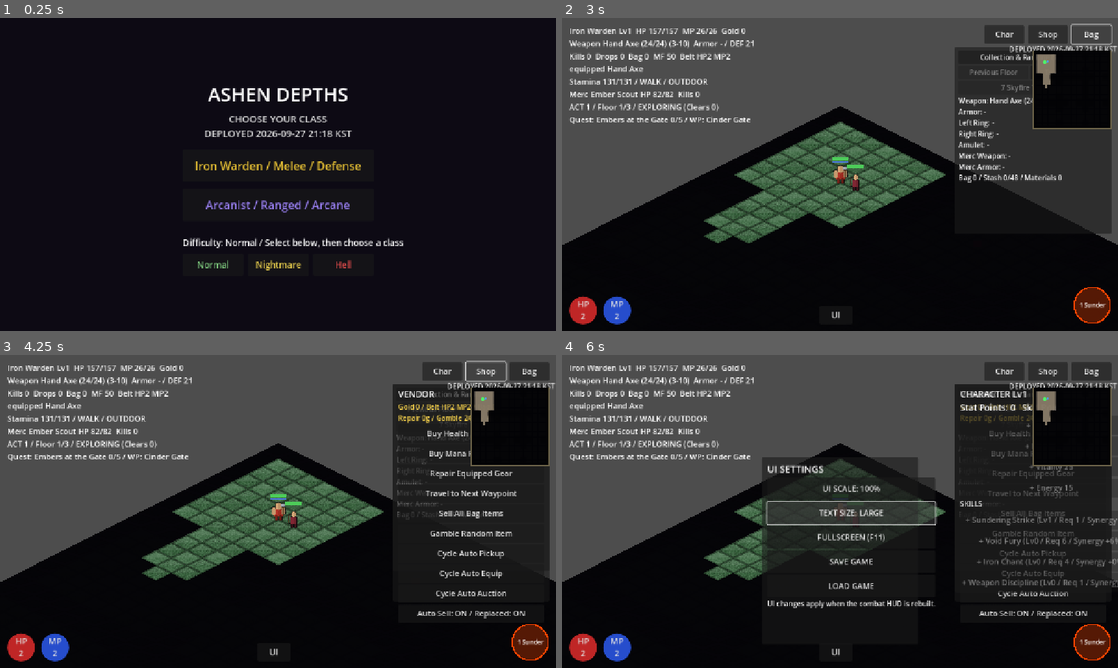
Above: before the commit, frames 1-4 (two rows, left to right).
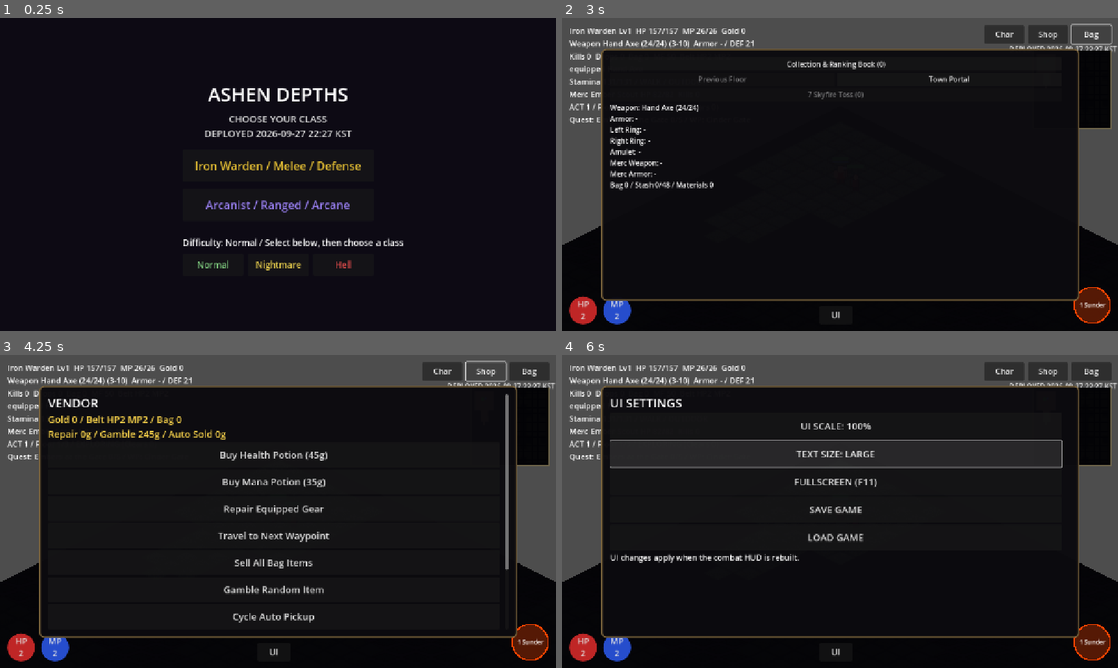
Above: after the commit, the same moments.

Repository: jflakeee/diablo
Game: Godot game, scene res://main.tscn
The game is run twice, just before and just after one commit, with the same random seed, the same clock (stepped at 60 frames per second) and the same inputs.
Inputs:
- Up to frame 1 (0.25 s): no input
- Up to frame 2 (3 s): click "Normal" at 0.5 s; click "Normal" at 1.25 s; click "Iron Warden / Melee / Defense" at 2 s; click "Bag" at 2.75 s
- Up to frame 3 (4.25 s): click "Shop" at 3.5 s
- Up to frame 4 (6 s): click "Char" at 4.25 s; click "UI" at 5 s; click "TEXT SIZE: NORMAL" at 5.75 s

The runs differ from the first frame. In frame 1, less than 0.1% of the frame differs, in the area x 56-60%, y 36-38%; in frame 2, 40%, in the area x 7-99%, y 8-91%; in frame 3, 37%; in frame 4, 34%.

Commit message:
Expand HUD menus into centered readable modals

Diff:
--- a/prototype/game_dungeon/main.gd
+++ b/prototype/game_dungeon/main.gd
@@ -34,7 +34,7 @@
 const CollectionBook := preload("res://collection_book.gd")
 const Visibility := preload("res://visibility.gd")
 const FogOverlay := preload("res://fog_overlay.gd")
-const DEPLOYED_AT_KST := "2026-09-27 21:18 KST"
+const DEPLOYED_AT_KST := "2026-09-27 22:27 KST"
 
 var _grid: Array = []
 var _astar: AStarGrid2D
@@ -236,6 +236,14 @@
 	var img := Image.create_empty(w, h, false, Image.FORMAT_RGBA8)
 	img.fill(col)
 	return ImageTexture.create_from_image(img)
+
+func _style_modal_panel(panel: Panel) -> void:
+	var style := StyleBoxFlat.new()
+	style.bg_color = Color(0.045, 0.04, 0.055, 0.97)
+	style.border_color = Color(0.48, 0.39, 0.23, 1.0)
+	style.set_border_width_all(3)
+	style.set_corner_radius_all(10)
+	panel.add_theme_stylebox_override("panel", style)
 
 func _tex_diamond(w: int, h: int, col: Color) -> Texture2D:
 	var img := Image.create_empty(w, h, false, Image.FORMAT_RGBA8)
@@ -921,6 +929,8 @@
 		safe = MobileUI.logical_safe_area(physical_vp)
 		safe = Rect2(safe.position / ui_scale, safe.size / ui_scale)
 	var mobile_layout := MobileUI.layout(vp, safe, mobile_profile)
+	var modal_size := Vector2(minf(vp.x - 64.0, 1100.0), minf(vp.y - 140.0, 650.0))
+	var modal_position := Vector2((vp.x - modal_size.x) * 0.5, (vp.y - modal_size.y) * 0.5)
 	_joy = JoystickScript.new()
 	_joy.control_size = MobileUI.JOYSTICK_SIZE
 	_joy.position = mobile_layout["joystick"]
@@ -948,17 +958,20 @@
 	ui.add_child(bag)
 
 	_inv_panel = Panel.new()
-	_inv_panel.position = mobile_layout["panel"]
-	_inv_panel.size = Vector2(360, 430)
+	_inv_panel.position = modal_position
+	_inv_panel.size = modal_size
+	_inv_panel.z_index = 200
+	_style_modal_panel(_inv_panel)
 	_inv_panel.visible = false
 	ui.add_child(_inv_panel)
 	var inventory_scroll := ScrollContainer.new()
-	inventory_scroll.position = Vector2(8, 8)
-	inventory_scroll.size = Vector2(344, 414)
+	inventory_scroll.position = Vector2(20, 20)
+	inventory_scroll.size = modal_size - Vector2(40, 40)
 	inventory_scroll.horizontal_scroll_mode = ScrollContainer.SCROLL_MODE_DISABLED
 	_inv_panel.add_child(inventory_scroll)
 	_inv_vbox = VBoxContainer.new()
-	_inv_vbox.custom_minimum_size = Vector2(326, 410)
+	_inv_vbox.custom_minimum_size = Vector2(inventory_scroll.size.x - 20, inventory_scroll.size.y)
+	_inv_vbox.add_theme_font_size_override("font_size", _accessibility.font_size(22))
 	inventory_scroll.add_child(_inv_vbox)
 
 	var shop := Button.new()
@@ -971,8 +984,10 @@
 	ui.add_child(shop)
 
 	_vendor_panel = Panel.new()
-	_vendor_panel.position = mobile_layout["panel"]
-	_vendor_panel.size = Vector2(360, 500)
+	_vendor_panel.position = modal_position
+	_vendor_panel.size = modal_size
+	_vendor_panel.z_index = 200
+	_style_modal_panel(_vendor_panel)
 	_vendor_panel.visible = false
 	ui.add_child(_vendor_panel)
 	_build_vendor()
@@ -987,8 +1002,10 @@
 	ui.add_child(charb)
 
 	_char_panel = Panel.new()
-	_char_panel.position = mobile_layout["panel"]
-	_char_panel.size = Vector2(360, 480)
+	_char_panel.position = modal_position
+	_char_panel.size = modal_size
+	_char_panel.z_index = 200
+	_style_modal_panel(_char_panel)
 	_char_panel.visible = false
 	ui.add_child(_char_panel)
 	_build_char_panel()
@@ -1013,8 +1030,10 @@
 	ui.add_child(deploy_stamp)
 
 	_settings_panel = Panel.new()
-	_settings_panel.position = mobile_layout["settings_panel"]
-	_settings_panel.size = Vector2(360, 430)
+	_settings_panel.position = modal_position
+	_settings_panel.size = modal_size
+	_settings_panel.z_index = 200
+	_style_modal_panel(_settings_panel)
 	_settings_panel.visible = false
 	ui.add_child(_settings_panel)
 	_build_settings_panel()
@@ -1407,51 +1426,56 @@
 	return b
 
 func _build_settings_panel() -> void:
+	var scroll := ScrollContainer.new()
+	scroll.position = Vector2(20, 20)
+	scroll.size = _settings_panel.size - Vector2(40, 40)
+	scroll.horizontal_scroll_mode = ScrollContainer.SCROLL_MODE_DISABLED
+	_settings_panel.add_child(scroll)
 	var box := VBoxContainer.new()
-	box.position = Vector2(12, 12)
-	box.custom_minimum_size = Vector2(336, 406)
-	_settings_panel.add_child(box)
+	box.custom_minimum_size = Vector2(scroll.size.x - 20, scroll.size.y)
+	box.add_theme_font_size_override("font_size", _accessibility.font_size(22))
+	scroll.add_child(box)
 	var title := Label.new()
 	title.text = "UI SETTINGS"
-	title.add_theme_font_size_override("font_size", _accessibility.font_size(22))
+	title.add_theme_font_size_override("font_size", _accessibility.font_size(28))
 	box.add_child(title)
 	_settings_scale_button = Button.new()
-	_settings_scale_button.custom_minimum_size = Vector2(336, 52)
-	_settings_scale_button.add_theme_font_size_override("font_size", _accessibility.font_size(18))
+	_settings_scale_button.custom_minimum_size = Vector2(0, 60)
+	_settings_scale_button.add_theme_font_size_override("font_size", _accessibility.font_size(22))
 	_settings_scale_button.pressed.connect(_cycle_ui_scale)
 	box.add_child(_settings_scale_button)
 	_settings_text_button = Button.new()
-	_settings_text_button.custom_minimum_size = Vector2(336, 52)
-	_settings_text_button.add_theme_font_size_override("font_size", _accessibility.font_size(18))
+	_settings_text_button.custom_minimum_size = Vector2(0, 60)
+	_settings_text_button.add_theme_font_size_override("font_size", _accessibility.font_size(22))
 	_settings_text_button.pressed.connect(_cycle_text_scale)
 	box.add_child(_settings_text_button)
 	_settings_fullscreen_button = Button.new()
-	_settings_fullscreen_button.custom_minimum_size = Vector2(336, 52)
-	_settings_fullscreen_button.add_theme_font_size_override("font_size", _accessibility.font_size(18))
+	_settings_fullscreen_button.custom_minimum_size = Vector2(0, 60)
+	_settings_fullscreen_button.add_theme_font_size_override("font_size", _accessibility.font_size(22))
 	_settings_fullscreen_button.pressed.connect(_toggle_fullscreen)
 	box.add_child(_settings_fullscreen_button)
 	var save_button := Button.new()
 	save_button.text = "SAVE GAME"
-	save_button.custom_minimum_size = Vector2(336, 52)
-	save_button.add_theme_font_size_override("font_size", _accessibility.font_size(18))
+	save_button.custom_minimum_size = Vector2(0, 60)
+	save_button.add_theme_font_size_override("font_size", _accessibility.font_size(22))
 	save_button.pressed.connect(_save_game)
 	box.add_child(save_button)
 	var load_button := Button.new()
 	load_button.text = "LOAD GAME"
-	load_button.custom_minimum_size = Vector2(336, 52)
-	load_button.add_theme_font_size_override("font_size", _accessibility.font_size(18))
+	load_button.custom_minimum_size = Vector2(0, 60)
+	load_button.add_theme_font_size_override("font_size", _accessibility.font_size(22))
 	load_button.pressed.connect(_load_game)
 	box.add_child(load_button)
 	if OS.has_feature("web"):
 		var update_button := Button.new()
 		update_button.text = "FORCE LATEST UPDATE"
-		update_button.custom_minimum_size = Vector2(336, 52)
-		update_button.add_theme_font_size_override("font_size", _accessibility.font_size(18))
+		update_button.custom_minimum_size = Vector2(0, 60)
+		update_button.add_theme_font_size_override("font_size", _accessibility.font_size(22))
 		update_button.pressed.connect(_force_latest_update)
 		box.add_child(update_button)
 	var note := Label.new()
 	note.text = "UI changes apply when the combat HUD is rebuilt."
-	note.add_theme_font_size_override("font_size", _accessibility.font_size(14))
+	note.add_theme_font_size_override("font_size", _accessibility.font_size(18))
 	box.add_child(note)
 	_refresh_settings_labels()
 
@@ -1478,7 +1502,14 @@
 	_refresh_settings_labels()
 
 func _toggle_settings() -> void:
-	_settings_panel.visible = not _settings_panel.visible
+	var opening := not _settings_panel.visible
+	_hide_modal_panels()
+	_settings_panel.visible = opening
+
+func _hide_modal_panels() -> void:
+	for panel in [_char_panel, _vendor_panel, _inv_panel, _settings_panel]:
+		if is_instance_valid(panel):
+			panel.visible = false
 
 func _force_latest_update() -> void:
 	if not OS.has_feature("web"):
@@ -2954,21 +2985,29 @@
 	_rebuild_inv()
 
 func _toggle_bag() -> void:
-	_inv_panel.visible = not _inv_panel.visible
-	if _inv_panel.visible:
+	var opening := not _inv_panel.visible
+	_hide_modal_panels()
+	_inv_panel.visible = opening
+	if opening:
 		_rebuild_inv()
 
 var _vendor_gold_lbl: Label
 func _build_vendor() -> void:
+	var scroll := ScrollContainer.new()
+	scroll.position = Vector2(20, 20)
+	scroll.size = _vendor_panel.size - Vector2(40, 40)
+	scroll.horizontal_scroll_mode = ScrollContainer.SCROLL_MODE_DISABLED
+	_vendor_panel.add_child(scroll)
 	var vb := VBoxContainer.new()
-	vb.position = Vector2(12, 10)
-	vb.custom_minimum_size = Vector2(336, 280)
-	_vendor_panel.add_child(vb)
+	vb.custom_minimum_size = Vector2(scroll.size.x - 20, scroll.size.y)
+	vb.add_theme_font_size_override("font_size", _accessibility.font_size(22))
+	scroll.add_child(vb)
 	var head := Label.new()
 	head.text = "VENDOR"
-	head.add_theme_font_size_override("font_size", _accessibility.font_size(20))
+	head.add_theme_font_size_override("font_size", _accessibility.font_size(28))
 	vb.add_child(head)
 	_vendor_gold_lbl = Label.new()
+	_vendor_gold_lbl.add_theme_font_size_override("font_size", _accessibility.font_size(22))
 	_vendor_gold_lbl.add_theme_color_override("font_color", Color(1, 0.85, 0.3))
 	vb.add_child(_vendor_gold_lbl)
 	_vendor_btn(vb, "Buy Health Potion (%dg)" % COST_HP_POT, func(): _buy_potion("health"))
@@ -2993,8 +3032,8 @@
 func _vendor_btn(vb: VBoxContainer, text: String, cb: Callable) -> Button:
 	var b := Button.new()
 	b.text = text
-	b.custom_minimum_size = Vector2(320, 42)
-	b.add_theme_font_size_override("font_size", _accessibility.font_size(18))
+	b.custom_minimum_size = Vector2(0, 58)
+	b.add_theme_font_size_override("font_size", _accessibility.font_size(22))
 	b.pressed.connect(cb)
 	vb.add_child(b)
 	return b
@@ -3005,7 +3044,9 @@
 	_refresh_vendor()
 
 func _toggle_vendor() -> void:
-	_vendor_panel.visible = not _vendor_panel.visible
+	var opening := not _vendor_panel.visible
+	_hide_modal_panels()
+	_vendor_panel.visible = opening
 	_refresh_vendor()
 
 func _travel_waypoint(direction: int) -> void:
@@ -3103,10 +3144,15 @@
 
 # ── 캐릭터 성장 패널 ──
 func _build_char_panel() -> void:
+	var scroll := ScrollContainer.new()
+	scroll.position = Vector2(20, 20)
+	scroll.size = _char_panel.size - Vector2(40, 40)
+	scroll.horizontal_scroll_mode = ScrollContainer.SCROLL_MODE_DISABLED
+	_char_panel.add_child(scroll)
 	_char_vbox = VBoxContainer.new()
-	_char_vbox.position = Vector2(12, 10)
-	_char_vbox.custom_minimum_size = Vector2(360, 460)
-	_char_panel.add_child(_char_vbox)
+	_char_vbox.custom_minimum_size = Vector2(scroll.size.x - 20, scroll.size.y)
+	_char_vbox.add_theme_font_size_override("font_size", _accessibility.font_size(22))
+	scroll.add_child(_char_vbox)
 	_rebuild_char_panel()
 
 func _class_skill_ids() -> Array:
@@ -3123,7 +3169,7 @@
 	for c in _char_vbox.get_children():
 		c.queue_free()
 	var head := Label.new()
-	head.add_theme_font_size_override("font_size", _accessibility.font_size(20))
+	head.add_theme_font_size_override("font_size", _accessibility.font_size(28))
 	head.text = "CHARACTER Lv%d\nStat Points: %d   Skill Points: %d" % [_player.level, _stat_points, _player.skill_points]
 	_char_vbox.add_child(head)
 	# 스탯 분배
@@ -3131,27 +3177,30 @@
 		var sid: String = pair[0]
 		var b := Button.new()
 		b.text = "+ %s" % pair[1]
-		b.custom_minimum_size = Vector2(344, 44)
-		b.add_theme_font_size_override("font_size", _accessibility.font_size(18))
+		b.custom_minimum_size = Vector2(0, 58)
+		b.add_theme_font_size_override("font_size", _accessibility.font_size(22))
 		b.disabled = _stat_points <= 0
 		b.pressed.connect(func(): _spend_stat(sid))
 		_char_vbox.add_child(b)
 	var sep := Label.new()
 	sep.text = "SKILLS"
+	sep.add_theme_font_size_override("font_size", _accessibility.font_size(24))
 	_char_vbox.add_child(sep)
 	for sk in _class_skill_ids():
 		var b2 := Button.new()
 		var required_level := int(Skills.DEFS[sk].get("required_level", 1))
 		b2.text = "+ %s (Lv%d / Req %d / Synergy +%.0f%%)" % [_skill_label(sk), _player.skill_level(sk), required_level, Skills.synergy_bonus_pct(sk, _player.skills)]
-		b2.custom_minimum_size = Vector2(344, 44)
-		b2.add_theme_font_size_override("font_size", _accessibility.font_size(18))
+		b2.custom_minimum_size = Vector2(0, 58)
+		b2.add_theme_font_size_override("font_size", _accessibility.font_size(22))
 		b2.disabled = _player.skill_level(sk) <= 0 or _player.skill_points <= 0 or not Skills.can_invest(sk, _player.skills, _player.level)
 		b2.pressed.connect(func(): _spend_skill(sk))
 		_char_vbox.add_child(b2)
 
 func _toggle_char() -> void:
-	_char_panel.visible = not _char_panel.visible
-	if _char_panel.visible:
+	var opening := not _char_panel.visible
+	_hide_modal_panels()
+	_char_panel.visible = opening
+	if opening:
 		_rebuild_char_panel()
 
 func _spend_stat(stat: String) -> void:
